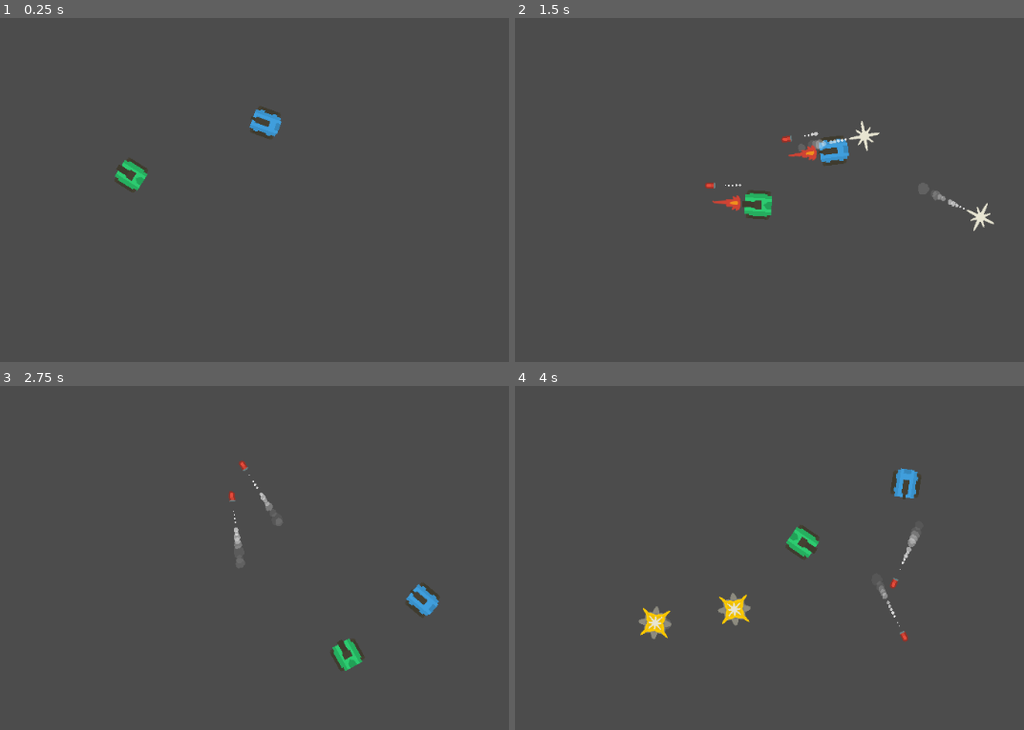
Above: before the commit, frames 1-4 (two rows, left to right).
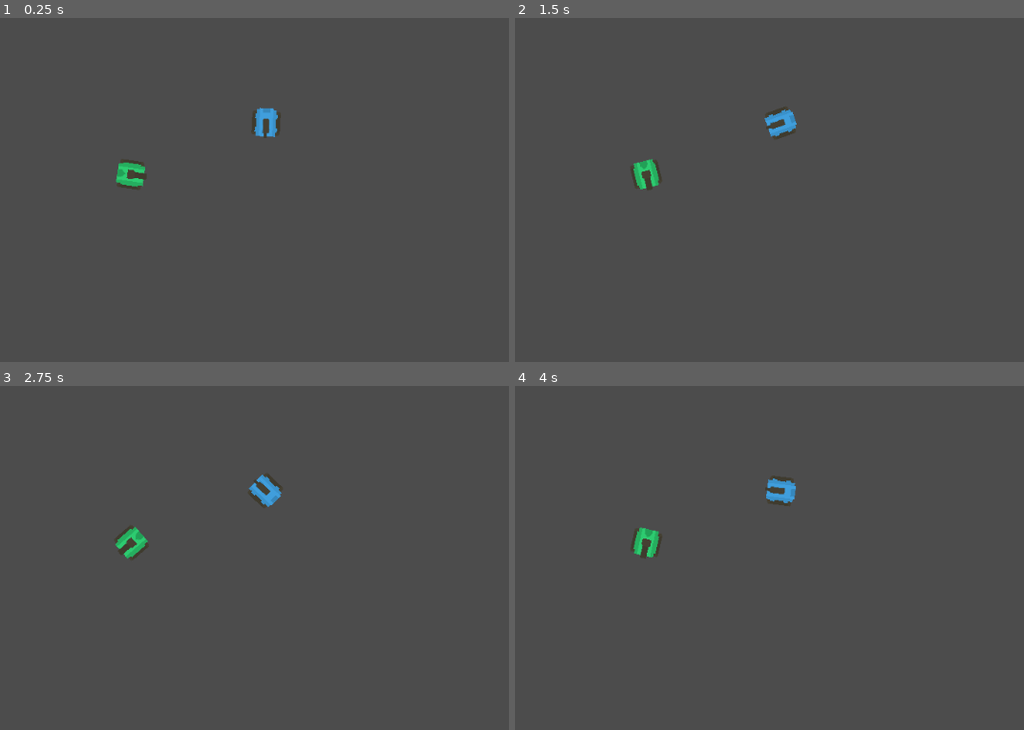
Above: after the commit, the same moments.

Repository: AnaTorres61/rogue-tank
Game: Godot game, scene res://scenes/test_area.tscn
Two runs of this game, one before a commit and one after it. Both use one fixed random seed, a clock stepped at 60 frames per second and the inputs below.
Inputs (mouse positions are in pixels of both pictures, inside the frame that each line leads up to):
- Up to frame 1 (0.25 s): no input
- Up to frame 2 (1.5 s): tap Enter at 0.5 s; move the mouse to (830, 141) at 0.52 s; hold Right (ui_right) 0.53-1.28 s; tap Ctrl (ui_shoot) at 0.6, 1.35 s; move the mouse to (outside the picture) at 1.27 s; hold Down (ui_down) from 1.28 s (still down)
- Up to frame 3 (2.75 s): move the mouse to (223, 434) at 2.02 s; release Down (ui_down) at 2.03 s; hold Right (ui_right) from 2.03 s (still down); tap Ctrl (ui_shoot) at 2.1 s
- Up to frame 4 (4 s): move the mouse to (621, 623) at 2.77 s; release Right (ui_right) at 2.78 s; hold Up (ui_up) 2.78-3.53 s; tap Ctrl (ui_shoot) at 2.85, 3.6 s; move the mouse to (891, 599) at 3.52 s; hold Left (ui_left) from 3.53 s (still down)

The runs differ from the first frame. In frame 1, 0.5% of the frame differs, in the area x 22-56%, y 25-51%; in frame 2, 2.4%; in frame 3, 1.8%; in frame 4, 2.6%, in the area x 22-80%, y 23-75%.

Commit message:
reprogram tank movement

Diff:
--- a/scripts/Tank.gd
+++ b/scripts/Tank.gd
@@ -1,11 +1,11 @@
 tool
 extends KinematicBody2D
+# class member variables go here, for example:
 
 onready var BULLET_TANK_GROUP = "bullet-" + str(self)
 
-# class member variables go here, for example:
-# var a = 2
-# var b = "textvar"
+const ROT_VEL = PI/2 # 1/4 volta por seg
+
 var speed = 200
 var pre_bullet = preload("res://scenes/bullet.tscn")
 
@@ -47,42 +47,50 @@
 	$sprite.texture = load(bodies[bodie])
 	$barrel/sprite.texture = load(barrels[barrel])
 
-func _process(delta):
+func _physics_process(delta):
 	# Called every frame. Delta is time since last frame.
 	# Update game logic here.
 	if Engine.editor_hint:
 		return
 
-	var dir_x = 0
-	var dir_y = 0
+#	var dir_x = 0
+#	var dir_y = 0
+#
+##	tank vertical move
+#	if Input.is_action_pressed("ui_right"):
+#		dir_x += 1
+#	if Input.is_action_pressed("ui_left"):
+#		dir_x -= 1
+##	tank horizontal move
+#	if Input.is_action_pressed("ui_up"):
+#		dir_y -= 1
+#	if Input.is_action_pressed("ui_down"):
+#		dir_y += 1
+##	shoot move
+#	if Input.is_action_just_pressed("ui_shoot"):
+##		if there are up to three bullets in the group
+#		if get_tree().get_nodes_in_group(BULLET_TANK_GROUP).size() < 6:
+#			var bullet = pre_bullet.instance()
+#			# put the bullet on the tip cannon
+#			bullet.global_position = $barrel/muzzle.global_position
+#			bullet.dir = Vector2(cos(rotation), sin(rotation)).normalized()
+#			bullet.add_to_group(BULLET_TANK_GROUP)
+#			# put the bullet in the scene
+#			get_parent().add_child(bullet) # $"../".add_child(bullet)
+#			$barrel/anim.play("fire")
+#
+#	look_at(get_global_mouse_position())
+#
+#	move_and_slide(Vector2(dir_x,dir_y) * speed)
 
-#	tank vertical move
+	var rot = 0
+
 	if Input.is_action_pressed("ui_right"):
-		dir_x += 1
+		rot +=1
 	if Input.is_action_pressed("ui_left"):
-		dir_x -= 1
-#	tank horizontal move
-	if Input.is_action_pressed("ui_up"):
-		dir_y -= 1
-	if Input.is_action_pressed("ui_down"):
-		dir_y += 1
-#	shoot move
-	if Input.is_action_just_pressed("ui_shoot"):
-#		if there are up to three bullets in the group
-		if get_tree().get_nodes_in_group(BULLET_TANK_GROUP).size() < 6:
-			var bullet = pre_bullet.instance()
-			# put the bullet on the tip cannon
-			bullet.global_position = $barrel/muzzle.global_position
-			bullet.dir = Vector2(cos(rotation), sin(rotation)).normalized()
-			bullet.add_to_group(BULLET_TANK_GROUP)
-			# put the bullet in the scene
-			get_parent().add_child(bullet) # $"../".add_child(bullet)
-			$barrel/anim.play("fire")
+		rot -=1
 
-	look_at(get_global_mouse_position())
-
-	move_and_slide(Vector2(dir_x,dir_y) * speed)
-
+	rotate(ROT_VEL * rot * delta)
 
 func set_bodie(val):
 	bodie = val
--- a/scripts/bullet.gd
+++ b/scripts/bullet.gd
@@ -36,7 +36,7 @@
 	live = false
 	$sprite.visible = false
 	$anim_self_destruction.play("explode")
-	monitoring = false
-	monitorable = false
+	call_deferred("set_monitoring", false) # monitoring = false
+	call_deferred("set_monitorable", false) # monitorable = false
 	yield($anim_self_destruction, "animation_finished")
 	queue_free()
